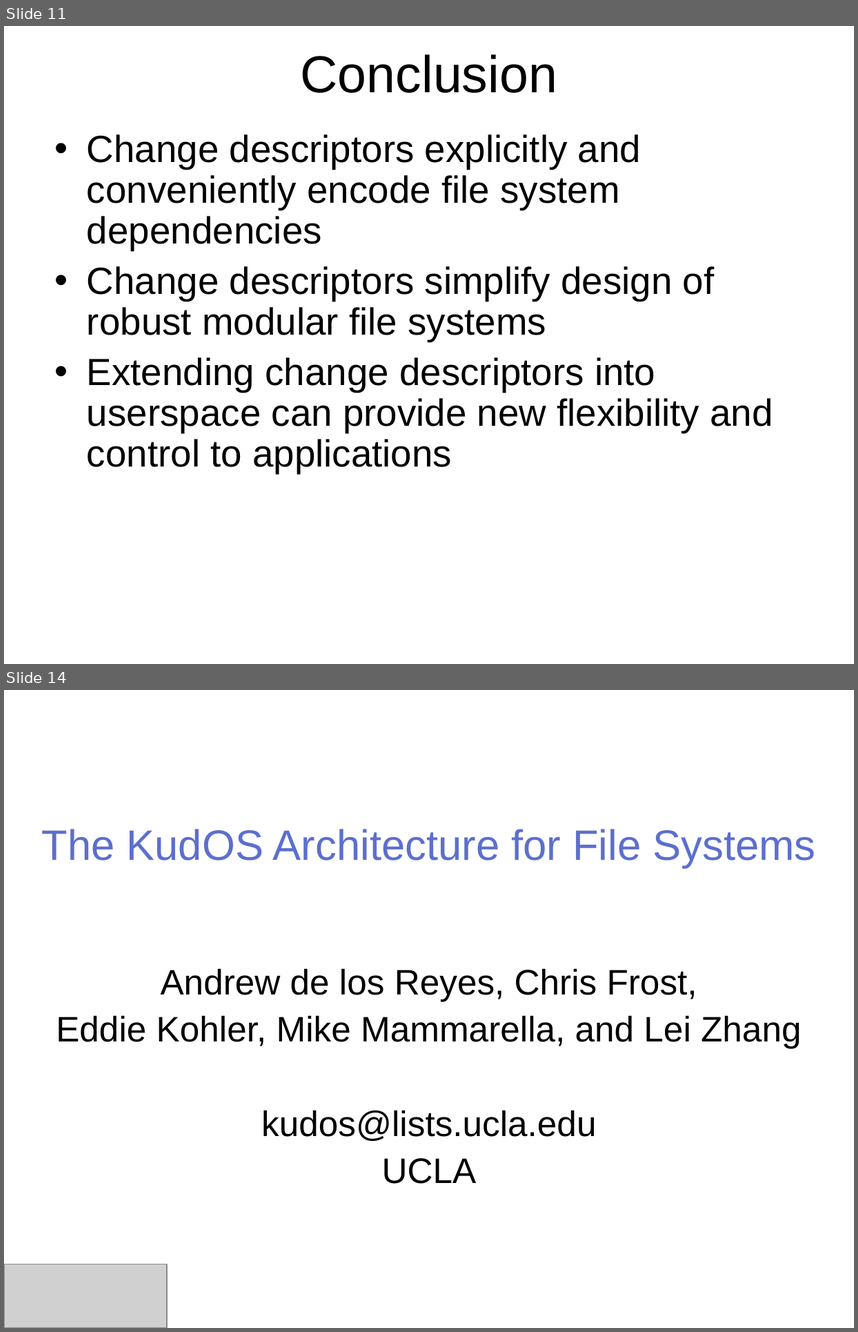
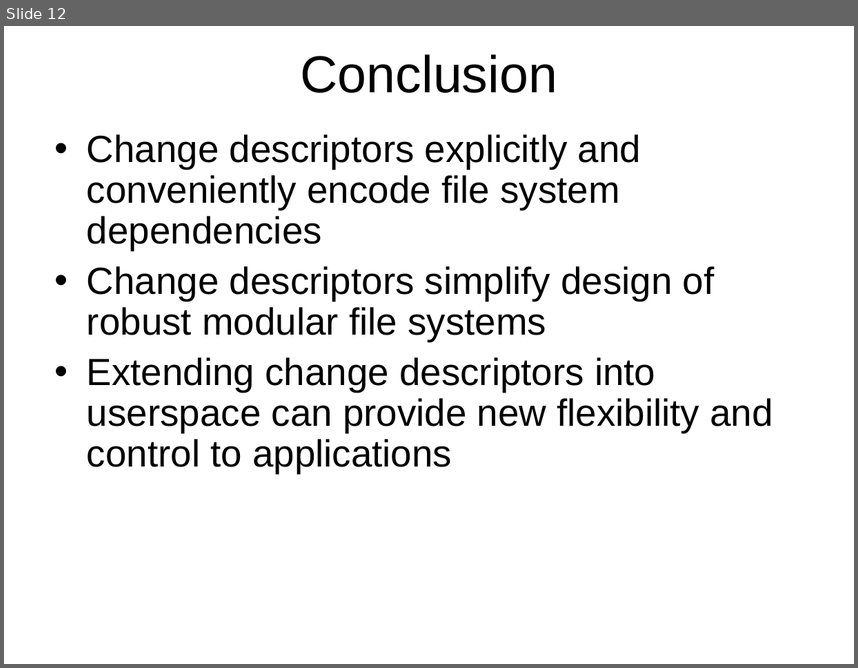
Before and after one commit to ucla-readable/fstitch-doc, a slide deck: sosp_wip/sosp_wip_kudos.ppt. Shown one above the other, each under a label of ours: slides 11 and 14 before the commit, slide 12 after it; the slides between them are not shown. The pictures are 858x1332 and 858x668 pixels, drawn with LibreOffice and Linux fonts; fonts in the diff are those of the drawing; grey boxes stand for pictures. Boxes give left, top, right and bottom in pixels: in the first picture for what was removed or moved away, otherwise in the second. Text is boxed around its words. In the diff, an @@ line names an element or a change of style, - is before the commit and + after.

```diff
--- a/sosp_wip/sosp_wip_kudos.ppt
+++ b/sosp_wip/sosp_wip_kudos.ppt
@@ slide 14 removed at (4, 690, 854, 1328), background #FFFFFF @@
@@ title removed at (42, 829, 815, 868) @@
-The KudOS Architecture for File Systems
@@ subtitle removed at (56, 968, 801, 1183) @@
-Andrew de los Reyes, Chris Frost,
-Eddie Kohler, Mike Mammarella, and Lei Zhang
-kudos@lists.ucla.edu
-UCLA
@@ picture removed at (4, 1264, 168, 1328) @@
@@ what was slide 11 is now slide 12 @@
```
Also in this commit, not shown: 7 slides changed, 2 slides added, 2 other slides removed.
